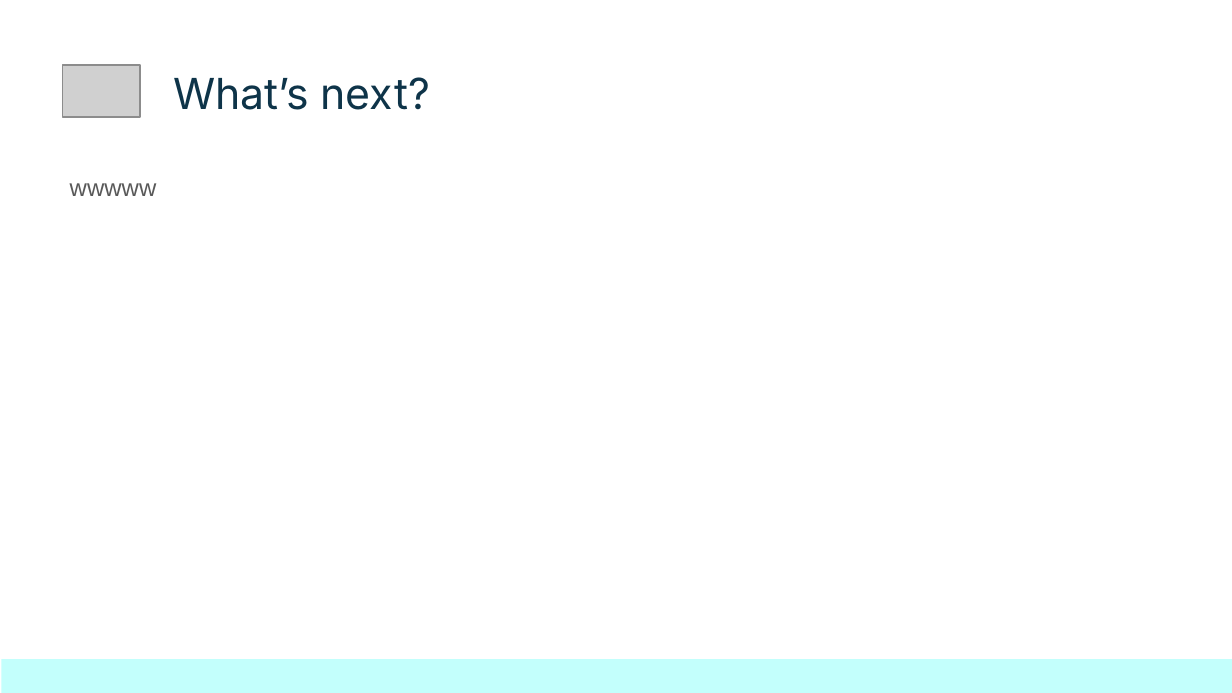
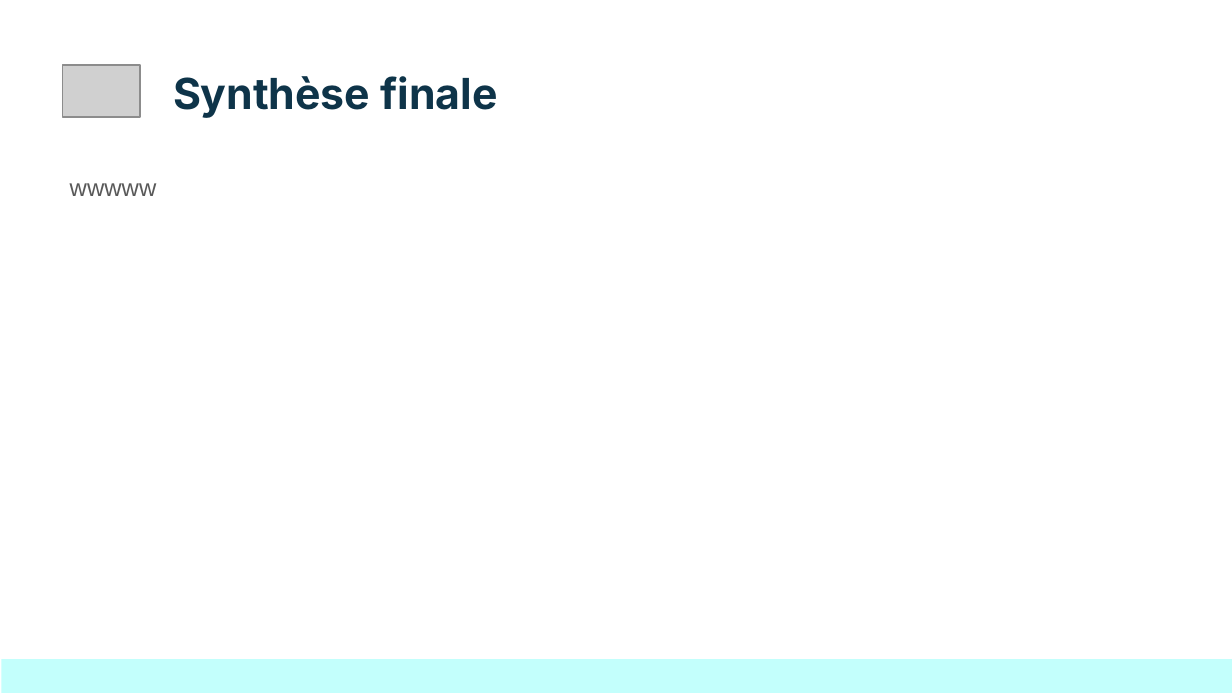
Before and after one commit to Sheikoh/REnergies_efficiency_prediction, a slide deck: slide 5 of presentation/dsfs_ft_35_Projet_REnergies_efficiency_prediction.pptx. Drawn at 1232x693 pixels with LibreOffice and Linux fonts; fonts in the diff are those of the drawing; grey boxes stand for pictures. Boxes give left, top, right and bottom in pixels: in the first picture for what was removed or moved away, otherwise in the second. Text is boxed around its words. In the diff, an @@ line names an element or a change of style, - is before the commit and + after.

```diff
--- a/presentation/dsfs_ft_35_Projet_REnergies_efficiency_prediction.pptx
+++ b/presentation/dsfs_ft_35_Projet_REnergies_efficiency_prediction.pptx
@@ title at [173,76,497,118]: text changed; bold on @@
-What’s next?
+Synthèse finale
```
Also in this commit, not shown: 1 other slide changed, 2 slides added, 3 slides removed, 1 other file.
